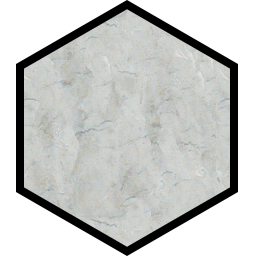
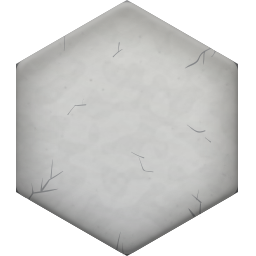
Before/after of a 256px x 256px layered artwork. What changed in the layer stack:
added layer "dots" above "Vector Smart Object" over [left=23, top=31, right=235, bottom=249]
added layer "Vector Smart Object" above "Polygon 1" over [left=16, top=0, right=238, bottom=256]
hid "Polygon 1" over [left=16, top=0, right=238, bottom=256]
